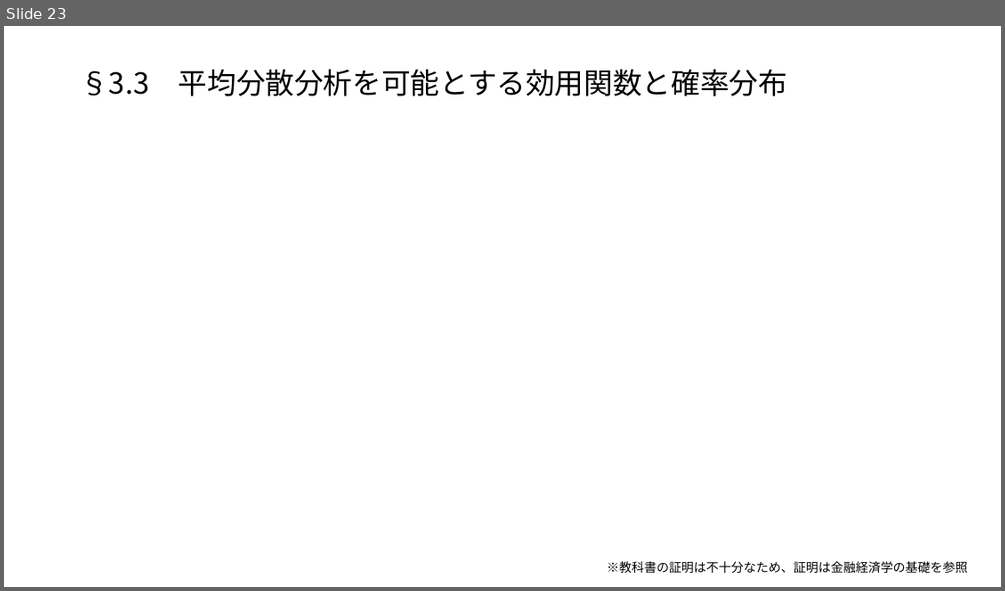
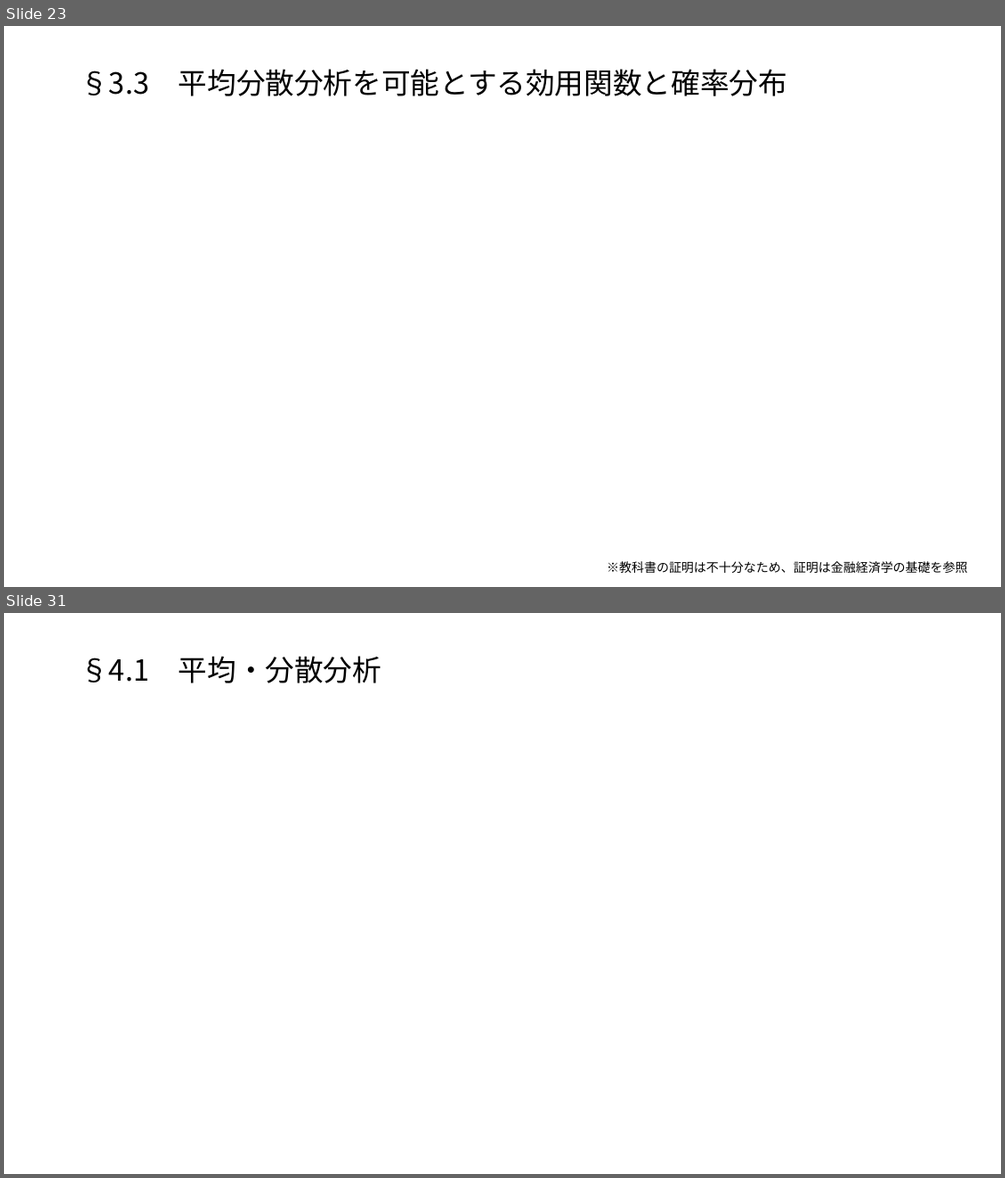
Before and after one commit to macha1811/Long-term-Investment-Theory-and-Practice, a slide deck: 第1章.pptx. Shown one above the other, each under a label of ours: slide 23 before the commit, slides 23 and 31 after it; the slides between them are not shown. The pictures are 1005x591 and 1005x1178 pixels, drawn with LibreOffice and Linux fonts; fonts in the diff are those of the drawing; grey boxes stand for pictures. Boxes give left, top, right and bottom in pixels: in the first picture for what was removed or moved away, otherwise in the second. Text is boxed around its words. In the diff, an @@ line names an element or a change of style, - is before the commit and + after.

```diff
--- a/第1章.pptx
+++ b/第1章.pptx
@@ slide 31 added at (x1=4, y1=613, x2=1001, y2=1174), background #FFFFFF @@
@@ title added at (x1=80, y1=656, x2=381, y2=683), 28 pt, text #000000 @@
+§4.1 平均・分散分析
```
Also in this commit, not shown: 8 other slides added.
